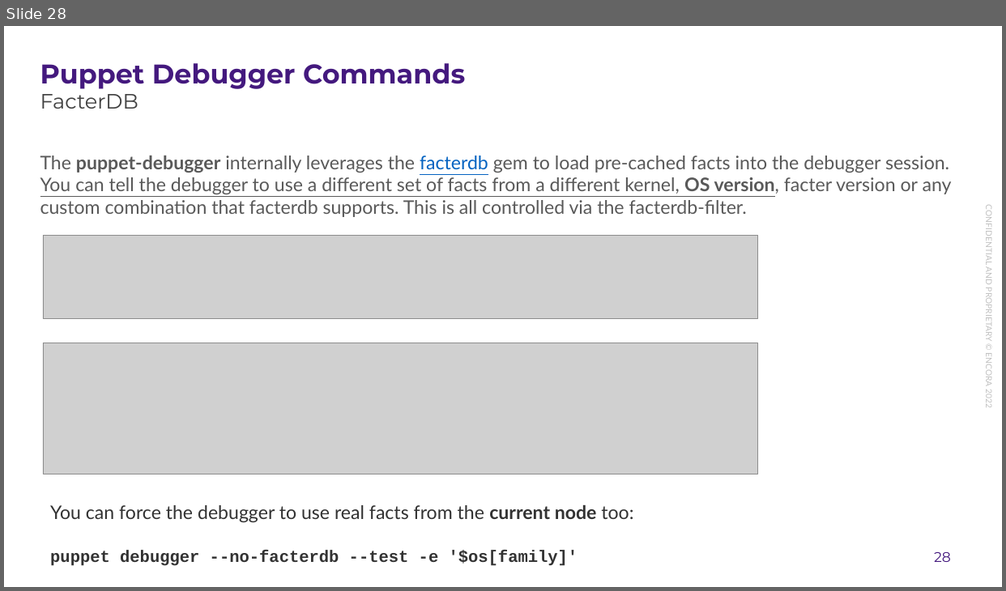
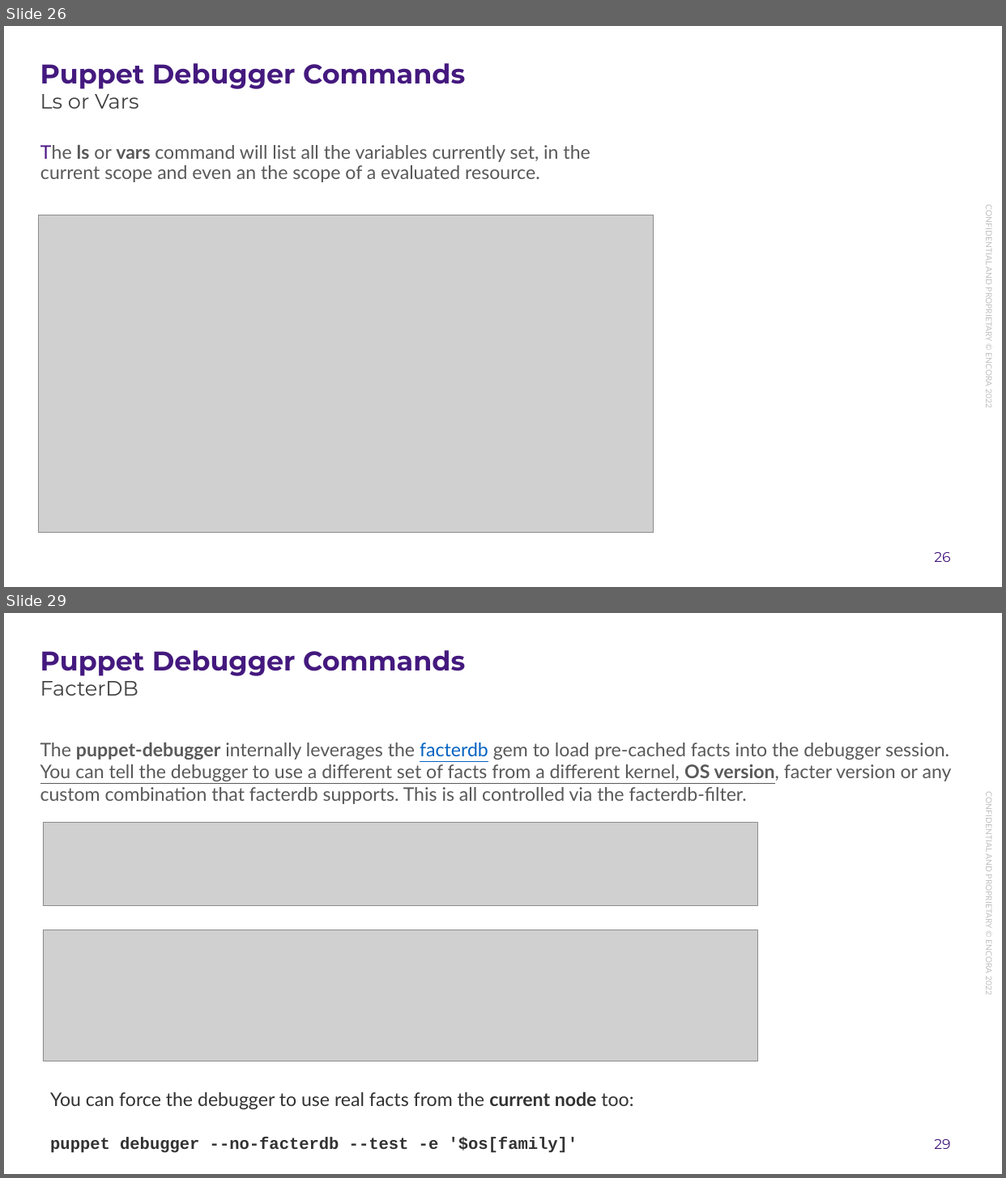
Before and after one commit to enogrob/presentation-puppet-debugger, a slide deck: docs/presentation-puppet-debugger.pptx. Shown one above the other, each under a label of ours: slide 28 before the commit, slides 26 and 29 after it; the slides between them are not shown. The pictures are 1006x591 and 1006x1178 pixels, drawn with LibreOffice and Linux fonts; fonts in the diff are those of the drawing; grey boxes stand for pictures; background and template pictures are left out. Boxes give left, top, right and bottom in pixels: in the first picture for what was removed or moved away, otherwise in the second. Text is boxed around its words. In the diff, an @@ line names an element or a change of style, - is before the commit and + after.

```diff
--- a/docs/presentation-puppet-debugger.pptx
+++ b/docs/presentation-puppet-debugger.pptx
@@ slide 26 added at bbox=[4, 26, 1002, 587], background #FFFFFF; not listed: 2 template elements that a slide beside it also shows @@
@@ title added at bbox=[40, 63, 465, 89], 26 pt, text #44197E, bold @@
+Puppet Debugger Commands
@@ subtitle added at bbox=[40, 88, 139, 109], 20 pt, text #404040 @@
+Ls or Vars
@@ text added at bbox=[40, 145, 590, 182], 18 pt, text #595959 @@
+The ls or vars command will list all the variables currently set, in the current scope and even an the scope of a evaluated resource.
@@ picture added at bbox=[39, 216, 653, 533] @@
@@ what was slide 28 is now slide 29 @@
@@ page number at bbox=[934, 1139, 950, 1149]: text changed @@
-28
+29
```
Also in this commit, not shown: 4 slides changed, 6 other slides added, 1 other file.
